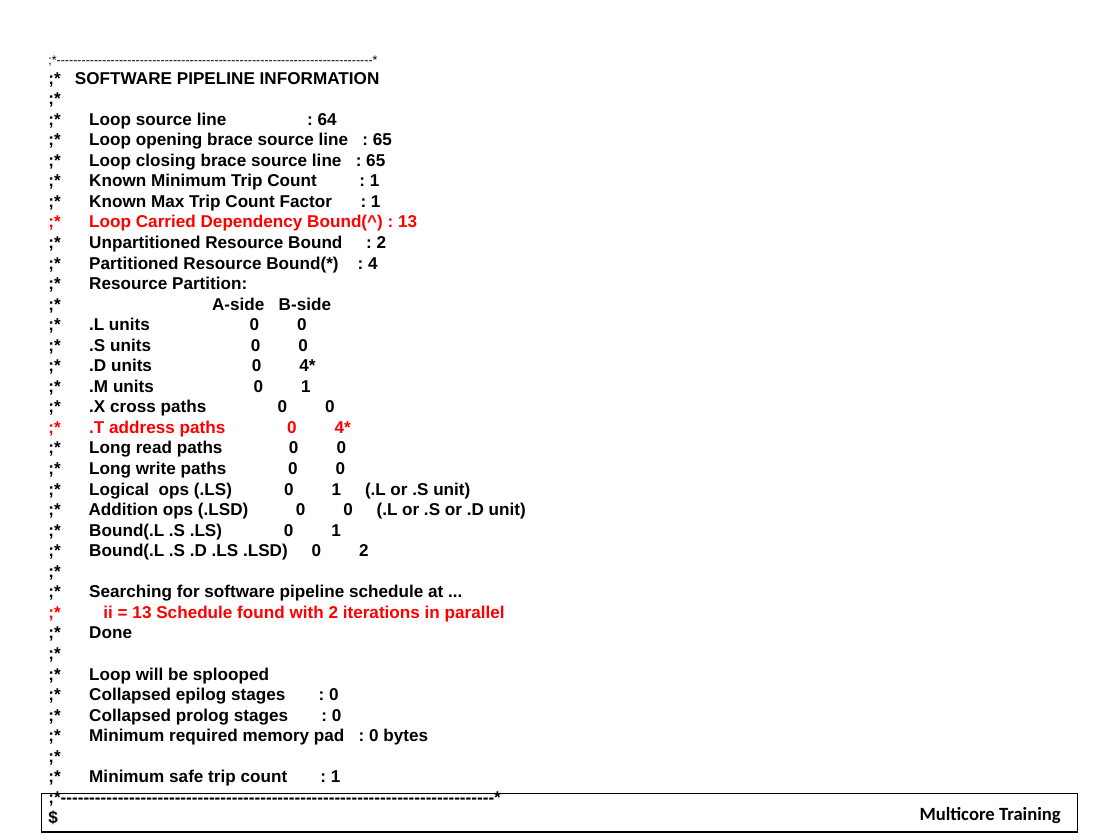
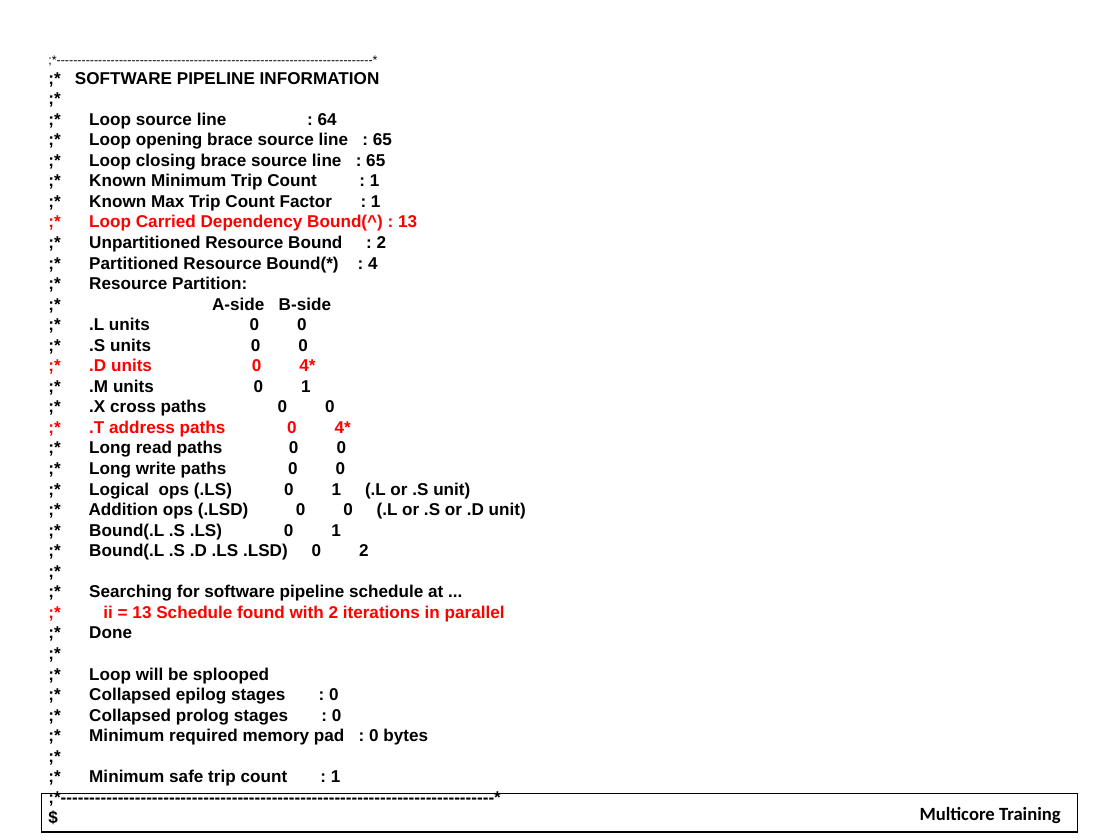
Before and after one commit to hari1989/keystone-workshop, a slide deck: slide 21 of preliminary/Working/presentations/KeyStone Optimization.pptx. Drawn at 1120x840 pixels with LibreOffice and Linux fonts; fonts in the diff are those of the drawing; background and template pictures are left out. Boxes give left, top, right and bottom in pixels: in the first picture for what was removed or moved away, otherwise in the second. Text is boxed around its words. In the diff, an @@ line names an element or a change of style, - is before the commit and + after.

```diff
--- a/preliminary/Working/presentations/KeyStone Optimization.pptx
+++ b/preliminary/Working/presentations/KeyStone Optimization.pptx
@@ text at [89,358,315,371]: text colour #000000 to #FF0000 in ";* .D units 0 4*" @@
```
Also in this commit, not shown: 3 other slides changed, 2 slides added.
